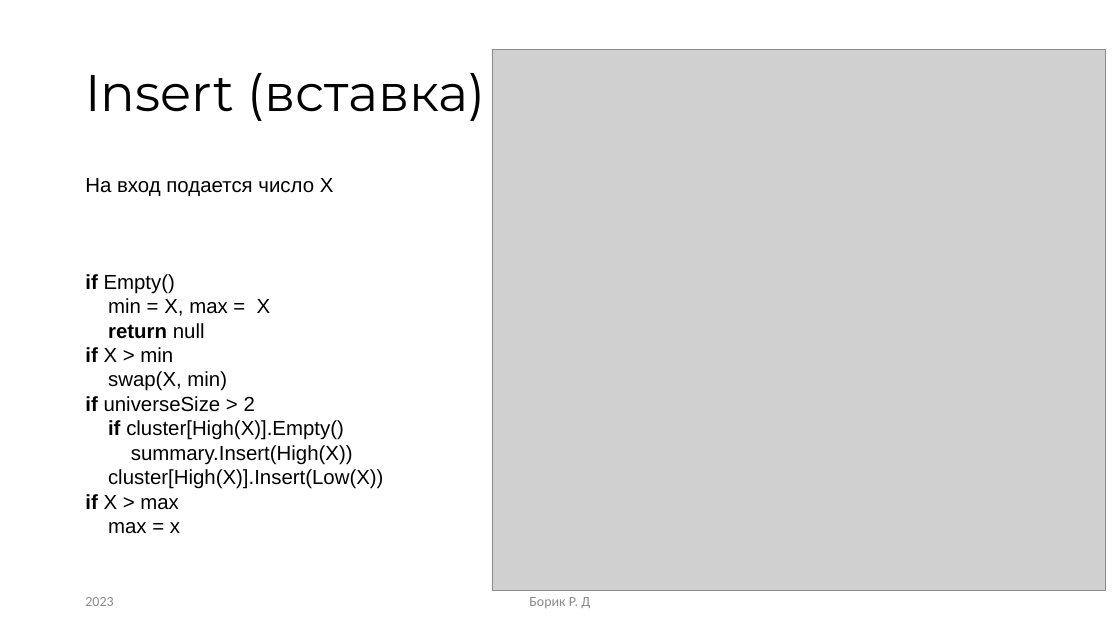
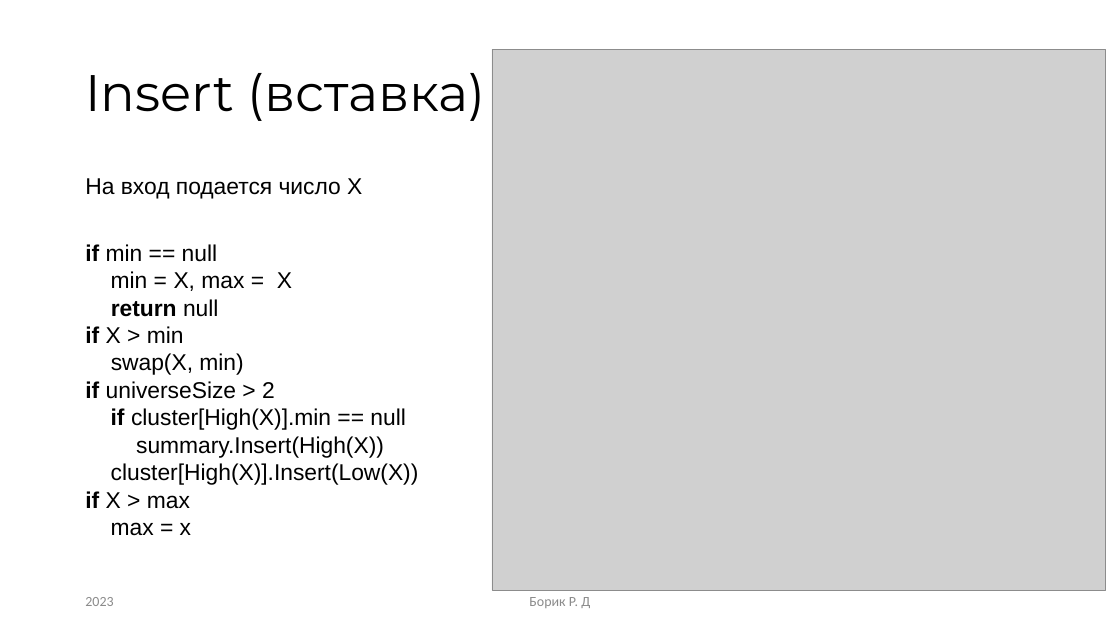
Before and after one commit to RandomServant/Van-Emde-Boas-tree, a slide deck: slide 9 of Presentation van Emde Boas tree.pptx. Drawn at 1120x630 pixels with LibreOffice and Linux fonts; fonts in the diff are those of the drawing; grey boxes stand for pictures. Boxes give left, top, right and bottom in pixels: in the first picture for what was removed or moved away, otherwise in the second. Text is boxed around its words. In the diff, an @@ line names an element or a change of style, - is before the commit and + after.

```diff
--- a/Presentation van Emde Boas tree.pptx
+++ b/Presentation van Emde Boas tree.pptx
@@ text at [85,178,362,199]: size 17.5 to 19.6 pt in "На вход подается число Х" @@
@@ text at [85,244,419,536]: text changed; size 17.5 to 19.6 pt @@
-if Empty()
-min = Х, max = X
-return null
-if X > min
-swap(X, min)
-if universeSize > 2
-if cluster[High(X)].Empty()
-summary.Insert(High(X))
-cluster[High(X)].Insert(Low(X))
-if X > max
-max = x
+if min == null
+min = Х, max = X
+return null
+if X > min
+swap(X, min)
+if universeSize > 2
+if cluster[High(X)].min == null
+summary.Insert(High(X))
+cluster[High(X)].Insert(Low(X))
+if X > max
+max = x
```
Also in this commit, not shown: 9 other slides changed, 1 slide added, 1 other file.
